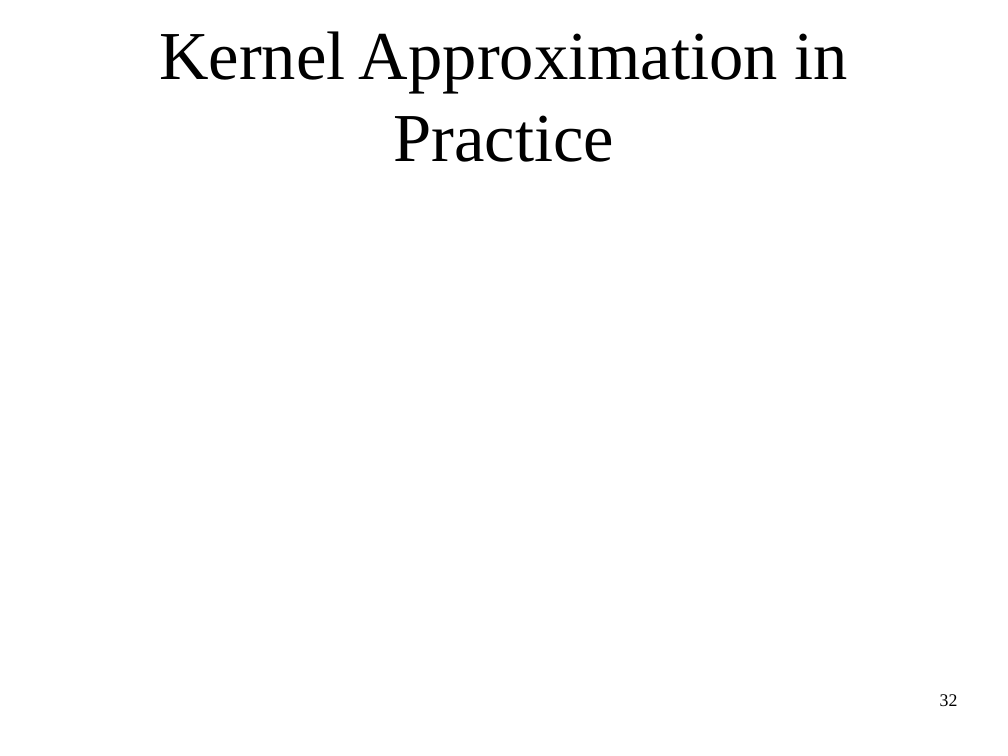
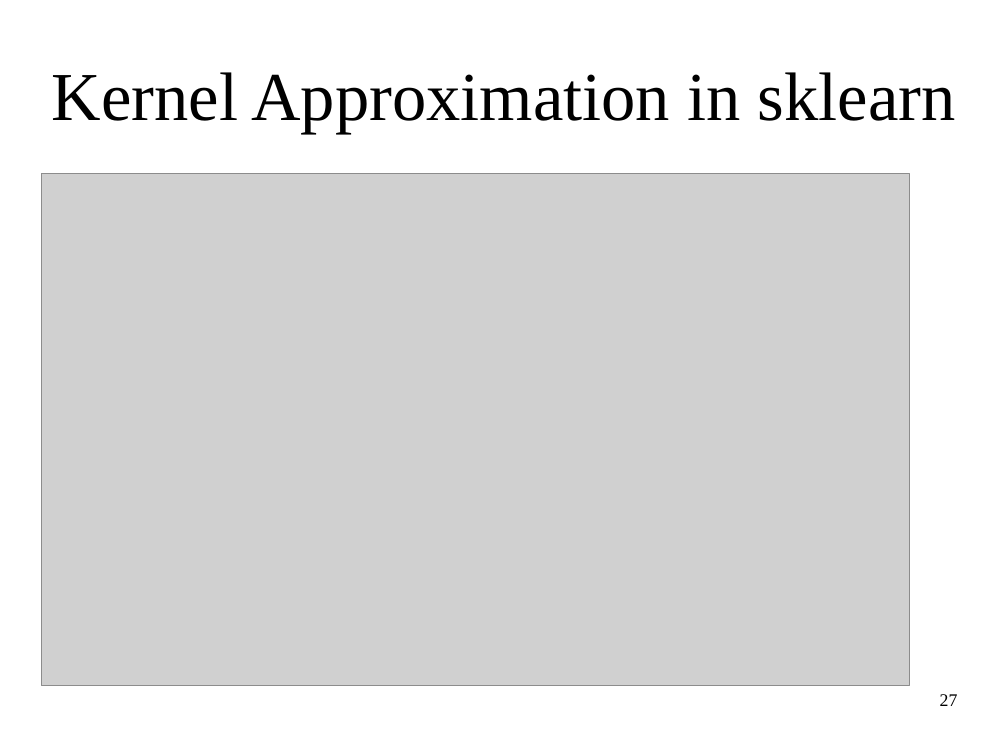
Before and after one commit to amueller/applied_ml_spring_2017, a slide deck: slide 27 of slides/aml-09-021517.odp (slide 32 before the commit). Drawn at 1008x756 pixels with LibreOffice and Linux fonts; fonts in the diff are those of the drawing; grey boxes stand for pictures. Boxes give left, top, right and bottom in pixels: in the first picture for what was removed or moved away, otherwise in the second. Text is boxed around its words. In the diff, an @@ line names an element or a change of style, - is before the commit and + after.

```diff
--- a/slides/aml-09-021517.odp
+++ b/slides/aml-09-021517.odp
@@ title at (x1=52, y1=72, x2=956, y2=134): text changed @@
-Kernel Approximation in Practice
+Kernel Approximation in sklearn
@@ picture added at (x1=41, y1=174, x2=909, y2=686) @@
@@ page number at (x1=940, y1=694, x2=958, y2=706): text changed @@
-32
+27
```
Also in this commit, not shown: 8 other slides changed, 4 slides added, 3 slides removed, 1 other file.
